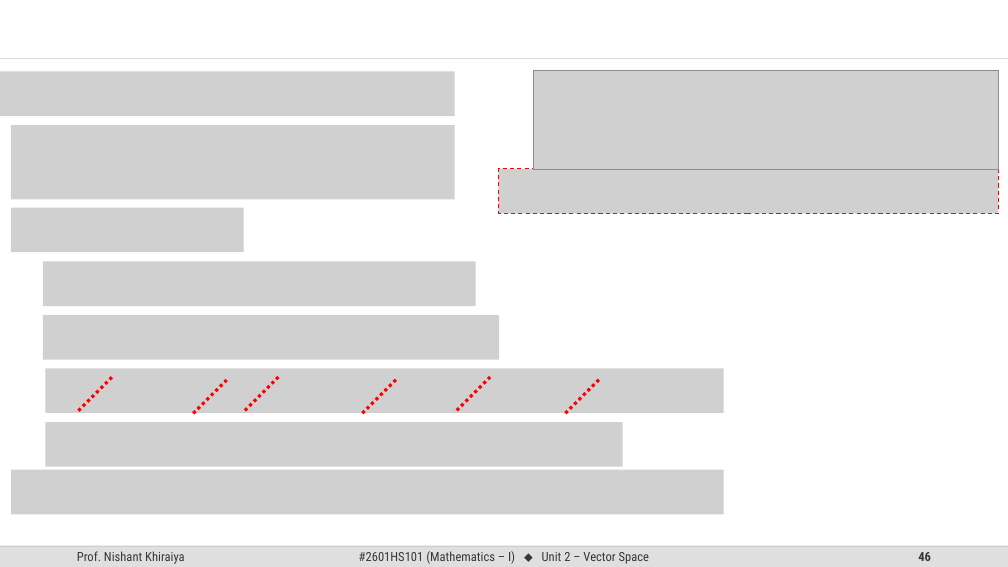
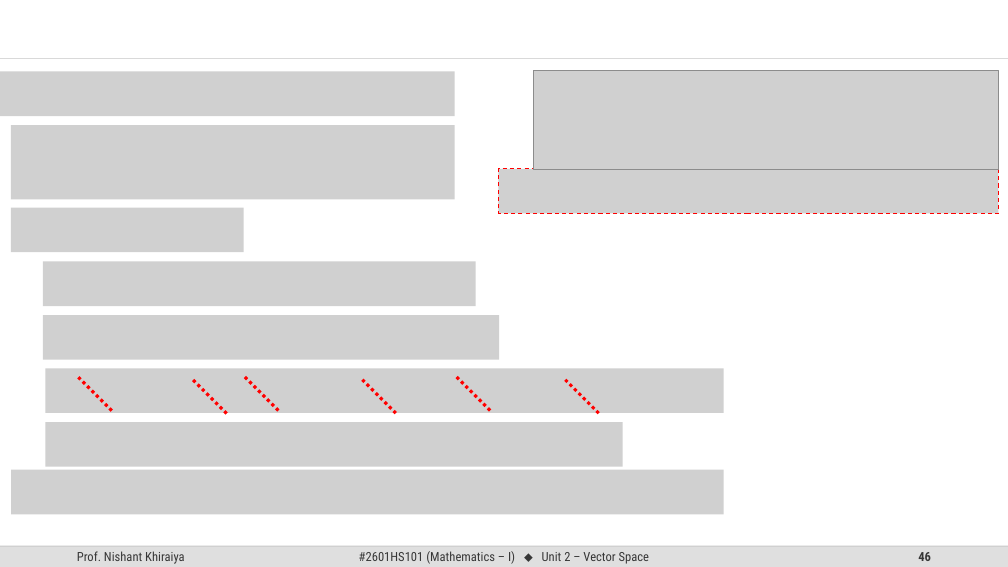
Before and after one commit to SiddharthTrivedi-2009/SEM-1, a slide deck: slide 46 of Material/MATHEMSTICS-1/Vector Space PPT.pptx. Drawn at 1008x567 pixels with LibreOffice and Linux fonts; fonts in the diff are those of the drawing; grey boxes stand for pictures; background and template pictures are left out. Boxes give left, top, right and bottom in pixels: in the first picture for what was removed or moved away, otherwise in the second. Text is boxed around its words. In the diff, an @@ line names an element or a change of style, - is before the commit and + after.

```diff
--- a/Material/MATHEMSTICS-1/Vector Space PPT.pptx
+++ b/Material/MATHEMSTICS-1/Vector Space PPT.pptx
@@ 6 lines: place and size @@
-6 lines at [79,377,599,414]
+6 lines at [79,377,599,414]
```
Also in this commit, not shown: 86 other slides changed, 5 slides added, 5 slides removed, 34 other files.
